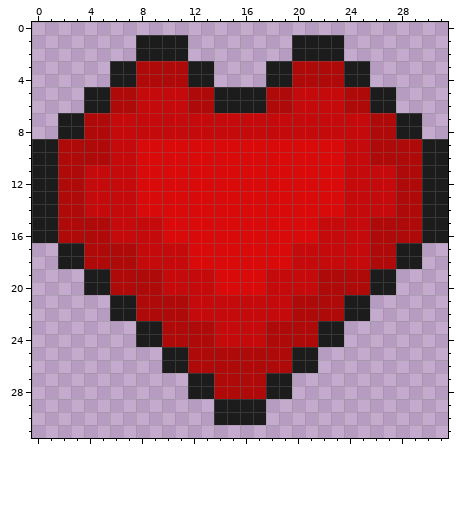
Pixel-art file -- assets/health.aseprite. That is the earlier state.
32x32 pixels, 1 frame.
New version:
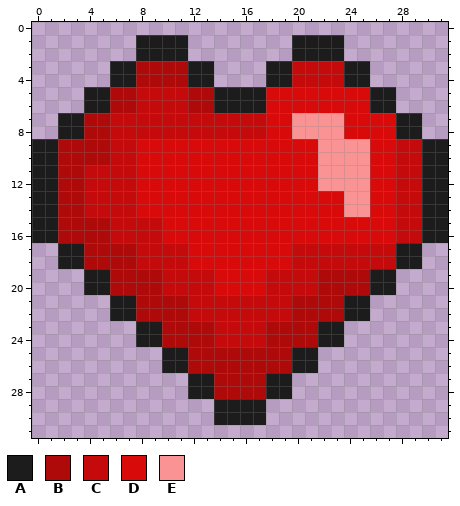
Palette (. is transparent): A #1c1c1c  B #ae0a0a  C #c40a0a  D #d80a0a  E #fa9494
The author wrote: add health and monster attacking
Changes in this commit:
{"y":3,"x":20,"old":"BBBB","new":"CCCC"}
{"y":4,"x":20,"old":"BBBB","new":"CCCC"}
{"y":5,"x":18,"old":"BBCCCCBB","new":"DDDDDDDD"}
{"y":6,"x":18,"old":"BBCCCCBB","new":"DDDDDDDD"}
{"y":7,"x":18,"old":"CCCCCCCCBB","new":"DDEEEEDDDD"}
{"y":8,"x":18,"old":"CCCCCCCCBB","new":"DDEEEEDDDD"}
{"y":9,"x":22,"old":"DDCCBBBB","new":"EEEEDDCC"}
{"y":10,"x":22,"old":"DDCCBBBB","new":"EEEEDDCC"}
{"y":11,"x":22,"old":"DDCCCCBB","new":"EEEEDDCC"}
{"y":12,"x":22,"old":"DDCCCCBB","new":"EEEEDDCC"}
{"y":13,"x":24,"old":"CCCCBB","new":"EEDDCC"}
{"y":14,"x":24,"old":"CCCCBB","new":"EEDDCC"}
{"y":15,"x":22,"old":"CCCCBBBB","new":"DDDDDDCC"}
{"y":16,"x":22,"old":"CCCCBBBB","new":"DDDDDDCC"}
{"y":17,"x":26,"old":"BB","new":"CC"}
{"y":18,"x":26,"old":"BB","new":"CC"}
{"label":"changed","picture_box":[266,61,422,269]}
